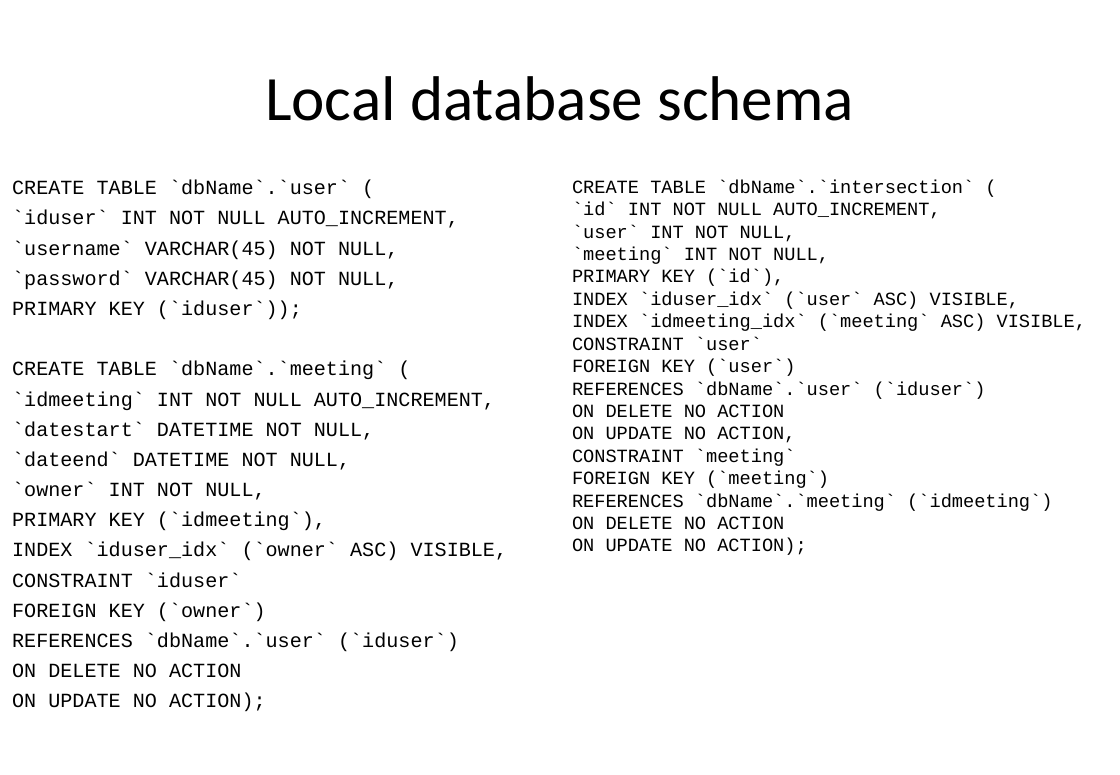
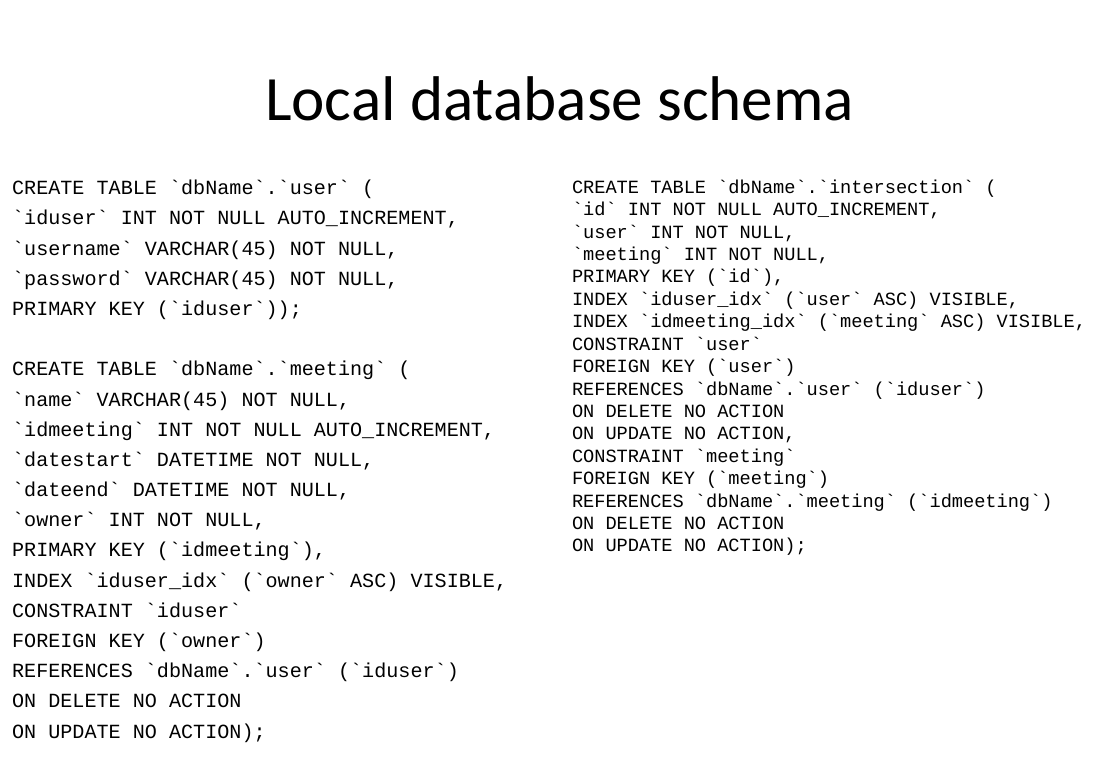
Before and after one commit to Buba98/OnlineMeetings, a slide deck: slide 5 of Meetings management.pptx. Drawn at 1120x775 pixels with LibreOffice and Linux fonts; fonts in the diff are those of the drawing. Boxes give left, top, right and bottom in pixels: in the first picture for what was removed or moved away, otherwise in the second. Text is boxed around its words. In the diff, an @@ line names an element or a change of style, - is before the commit and + after.

```diff
--- a/Meetings management.pptx
+++ b/Meetings management.pptx
@@ text at (12, 391, 350, 411): paragraph added @@
+`name` VARCHAR(45) NOT NULL,
```
Also in this commit, not shown: 2 other slides changed, 28 slides removed, 5 other files.
